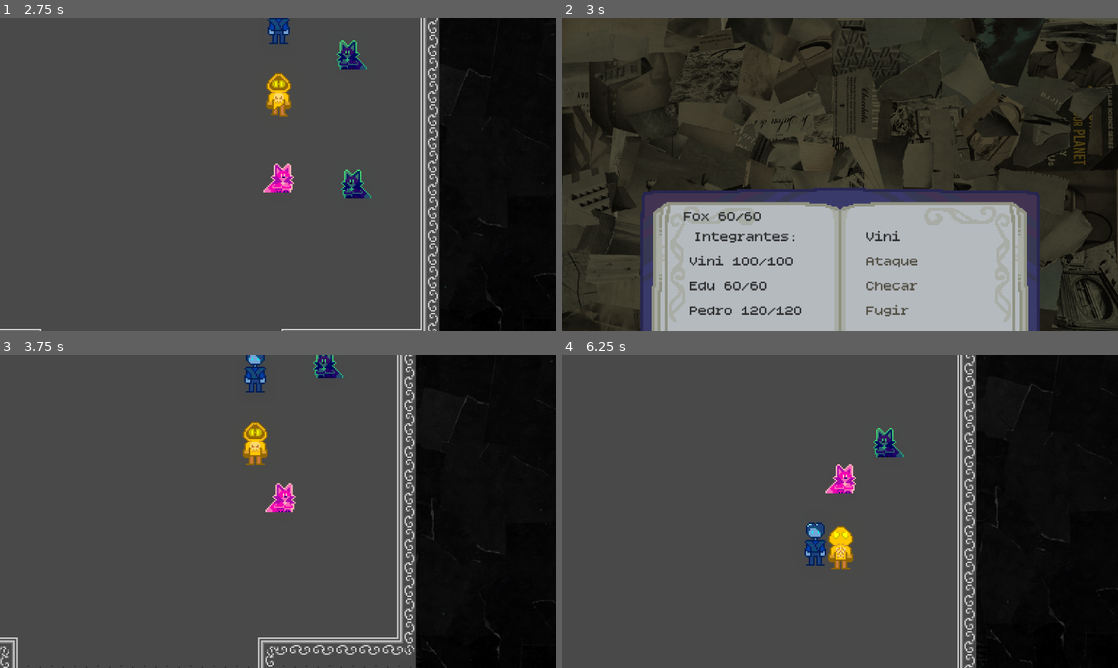
Above: before the commit, frames 1-4 (two rows, left to right).
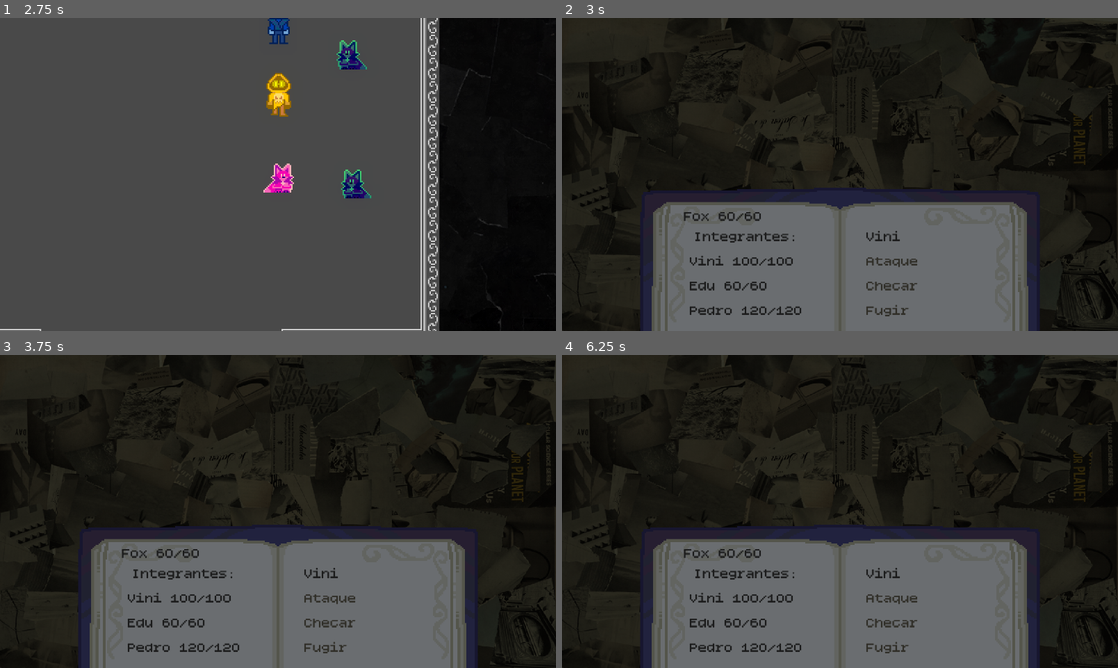
Above: after the commit, the same moments.

Repository: Eduardo3377/Catacumbas-da-expressividade
Game: Godot game, scene res://scenes/managers/game.tscn
Same seed, same stepped clock (60 frames per second), same inputs: the game is played once before the commit and once after it. The engine's default icon, where the game draws it, is replaced by a stand-in: a white triangle on a blue panel in a dark square.
Inputs (mouse positions are in pixels of both pictures, inside the frame that each line leads up to):
- Up to frame 1 (2.75 s): click "Jogar" at 0.5 s; tap Enter (ui_accept) at 1.25, 1.52, 2.27 s; hold D (move_right) 1.28-2.03 s; hold S (move_down) from 2.03 s (still down)
- Up to frame 2 (3 s): release S (move_down) at 2.78 s; hold D (move_right) from 2.78 s (still down)
- Up to frame 3 (3.75 s): release D (move_right) at 3.5 s; click "Fugir" at 3.5 s
- Up to frame 4 (6.25 s): click (928, 599) at 4.25 s, where only the run after the commit has a clickable "Ataque"; click (928, 624) at 5 s, where only the run after the commit has a clickable "Checar"; tap Enter (ui_accept) at 5.75, 6.02 s; hold W (move_up) from 5.78 s (still down)

Frame 1 is identical in both runs. In frame 2, 48% of the frame differs, in the area x 0-100%, y 0-100%; in frame 3, 81%; in frame 4, 81%.

Commit message:
combate funciona dnv :pray:

Diff:
--- a/scenes/managers/ui.tscn
+++ b/scenes/managers/ui.tscn
@@ -181,18 +181,22 @@
 
 [node name="Cor" type="Label" parent="combat/HBoxContainer/MarginContainer2/Acoes/Cor" unique_id=456391728]
 unique_name_in_owner = true
+visible = false
 layout_mode = 2
 
 [node name="cor1" type="Button" parent="combat/HBoxContainer/MarginContainer2/Acoes/Cor" unique_id=374352526]
 unique_name_in_owner = true
+visible = false
+layout_mode = 2
+
+[node name="cor3" type="Button" parent="combat/HBoxContainer/MarginContainer2/Acoes/Cor" unique_id=2007742703]
+unique_name_in_owner = true
+visible = false
 layout_mode = 2
 
 [node name="cor2" type="Button" parent="combat/HBoxContainer/MarginContainer2/Acoes/Cor" unique_id=912914399]
 unique_name_in_owner = true
-layout_mode = 2
-
-[node name="cor3" type="Button" parent="combat/HBoxContainer/MarginContainer2/Acoes/Cor" unique_id=2007742703]
-unique_name_in_owner = true
+visible = false
 layout_mode = 2
 
 [node name="Checar" type="VBoxContainer" parent="combat/HBoxContainer/MarginContainer2/Acoes" unique_id=1657568392]
@@ -220,6 +224,23 @@
 offset_top = 131.0
 offset_right = 124.0
 offset_bottom = 144.0
+
+[node name="Fim" type="Control" parent="combat" unique_id=1752203555]
+layout_mode = 1
+anchors_preset = 15
+anchor_right = 1.0
+anchor_bottom = 1.0
+grow_horizontal = 2
+grow_vertical = 2
+
+[node name="ColorRect2" type="ColorRect" parent="combat/Fim" unique_id=1866762849]
+layout_mode = 1
+anchors_preset = 15
+anchor_right = 1.0
+anchor_bottom = 1.0
+grow_horizontal = 2
+grow_vertical = 2
+color = Color(0, 0, 0, 0.41568628)
 
 [node name="Dialogo" type="Control" parent="." unique_id=396951711]
 unique_name_in_owner = true
--- a/scripts/ui/combat.gd
+++ b/scripts/ui/combat.gd
@@ -3,7 +3,10 @@
 var jogadores: Array = []
 var inimigos: Array = []
 var turno_atual = 0
+var batalha_ativa = false
+
 @onready var acoes: TabContainer = %Acoes
+@onready var selected: Label = %Selected
 
 @onready var player_1: Label = %Player1
 @onready var player_2: Label = %Player2
@@ -15,78 +18,82 @@
 @onready var atk_1: Button = %atk1
 @onready var atk_2: Button = %atk2
 
-@onready var selected: Label = %Selected
+
 
 func _ready() -> void:
-	var file = FileAccess.open("res://data/combat/TCC CDE - Combat.csv", FileAccess.READ)
+	var file = FileAccess.open(
+		"res://data/combat/TCC CDE - Combat.csv",
+		FileAccess.READ
+	)
+
 	while not file.eof_reached():
-		var linha = file.get_csv_line()
-		csv.append(linha)
-
-func ler_csv(id) -> Dictionary:
-	var linha = csv[id]
-	if linha[0].strip_edges() == "":
-		linha = csv[4]
-
-	var personagem = {
-		"nome": linha[0].strip_edges(),
-		"cor": linha[1].strip_edges(),
-		"hp": int(linha[2]),
-		"max_hp": int(linha[2]),
-		"ataques": [
-			{"nome": linha[4].strip_edges(), "dano": int(linha[3])},
-			{"nome": linha[6].strip_edges(), "dano": int(linha[5])},
-			{"nome": linha[8].strip_edges(), "dano": int(linha[7])}
-		]
-	}
-	return personagem
-
-func combat(inimigoId) -> void:
+		csv.append(file.get_csv_line())
+
+
+
+
+
+func combat(inimigo_id) -> void:
 	jogadores.clear()
 	inimigos.clear()
 
 	jogadores.append(ler_csv(1))
 	jogadores.append(ler_csv(2))
 	jogadores.append(ler_csv(3))
-	inimigos.append(ler_csv(inimigoId))
+
+	inimigos.append(ler_csv(inimigo_id))
 
 	turno_atual = 0
-	acoes.current_tab = 0
-	atualizar_interface()
-
-
-func atacar(ataque_id) -> void:
+	batalha_ativa = true
+
+	acoes.current_tab = 0
+	atualizar_ui()
+
+
+func atacar(ataque_id: int) -> void:
+	if not batalha_ativa:
+		return
+
 	var jogador = jogadores[turno_atual]
 	var ataque = jogador["ataques"][ataque_id]
 	var alvo = inimigos[0]
 
 	alvo["hp"] -= ataque["dano"]
+	alvo["hp"] = max(alvo["hp"], 0)
+
+	print(
+		jogador["nome"],
+		" usou ",
+		ataque["nome"],
+		" em ",
+		alvo["nome"],
+		" causando ",
+		ataque["dano"],
+		" de dano"
+	)
 
 	if alvo["hp"] <= 0:
-		alvo["hp"] = 0
 		fim(1)
-
-	atualizar_interface()
+		return
+
+	proximo_turno()
+
 
 func inimigo_atacar() -> void:
+	if not batalha_ativa:
+		return
+
 	var inimig = inimigos[0]
+	var vivos = jogadores_vivos()
+	if vivos.is_empty():
+		fim(0)
+		return
+
 	var ataque = inimig["ataques"].pick_random()
-
-	var jogadores_vivos = []
-
-	for jogador in jogadores:
-		if jogador["hp"] > 0:
-			jogadores_vivos.append(jogador)
-
-	if jogadores_vivos.is_empty():
-		fim(0)
-		return
-
-	var alvo = jogadores_vivos.pick_random()
+	var alvo = vivos.pick_random()
 
 	alvo["hp"] -= ataque["dano"]
-
-	if alvo["hp"] < 0:
+	if alvo["hp"] <= 0:
 		alvo["hp"] = 0
 
 	print(
@@ -99,75 +106,160 @@
 		ataque["dano"],
 		" de dano"
 	)
-	atualizar_interface()
+
+	if jogadores_vivos().is_empty():
+		fim(0)
+		return
+
+	turno_atual = primeiro_jogador_vivo()
+
+	atualizar_ui()
+
 
 func proximo_turno() -> void:
-	turno_atual += 1
-	acoes.current_tab = 0
-	if turno_atual >= jogadores.size():
-		turno_atual = 0
+	if not batalha_ativa:
+		return
+	acoes.current_tab = 0
+
+	var proximo = proximo_jogador_vivo()
+
+	if proximo == -1:
+		fim(0)
+		return
+
+	turno_atual = proximo
+
+	if turno_atual == primeiro_jogador_vivo():
 		inimigo_atacar()
-	atualizar_interface()
-
-func fim(status):
+		return
+
+	atualizar_ui()
+
+
+func proximo_jogador_vivo() -> int:
+	for i in range(1, jogadores.size() + 1):
+		var indice = (turno_atual + i) % jogadores.size()
+
+		if jogadores[indice]["hp"] > 0:
+			return indice
+
+	return -1
+
+
+func primeiro_jogador_vivo() -> int:
+	for i in range(jogadores.size()):
+		if jogadores[i]["hp"] > 0:
+			return i
+
+	return -1
+
+
+func jogadores_vivos() -> Array:
+	var vivos: Array = []
+
+	for jogador in jogadores:
+		if jogador["hp"] > 0:
+			vivos.append(jogador)
+
+	return vivos
+
+func fim(status: int) -> void:
+	batalha_ativa = false
+
 	if status == 1:
 		print("VENCEU")
 	elif status == 0:
 		print("PERDEU")
+	acoes.current_tab = 2
+	atualizar_ui()
 	get_tree().paused = false
-	hide()
-
-
-func atualizar_interface() -> void:
+
+
+func ler_csv(id) -> Dictionary:
+	var linha = csv[id]
+
+	if linha[0].strip_edges() == "":
+		linha = csv[4]
+
+	return {
+		"nome": linha[0].strip_edges(),
+		"cor": linha[1].strip_edges(),
+		"hp": int(linha[2]),
+		"max_hp": int(linha[2]),
+		"ataques": [
+			{"nome": linha[4].strip_edges(), "dano": int(linha[3])},
+			{"nome": linha[6].strip_edges(), "dano": int(linha[5])
+			}
+		]
+	}
+
+
+func atualizar_ui() -> void:
 	player_1.text = texto_hp(jogadores[0])
 	player_2.text = texto_hp(jogadores[1])
 	player_3.text = texto_hp(jogadores[2])
+
 	inimigo.text = texto_hp(inimigos[0])
+
 	var jogador = jogadores[turno_atual]
+
 	selected.text = jogador["nome"]
 	atk.text = jogador["nome"] + " / atk"
 
-	atk_1.text = texto_dano(jogador,0)
-	atk_2.text = texto_dano(jogador,1)
+	atk_1.text = texto_dano(jogador, 0)
+	atk_2.text = texto_dano(jogador, 1)
 
 	inimigodesc.text = (
 		texto_hp(inimigos[0]) + "\n" +
-		inimigos[0]["ataques"][0]["nome"] + " - " + str(inimigos[0]["ataques"][0]["dano"]) + " dano\n" +
-		inimigos[0]["ataques"][1]["nome"] + " - " + str(inimigos[0]["ataques"][1]["dano"]) + " dano\n"
-	)
+		inimigos[0]["ataques"][0]["nome"] + " - " +
+		str(inimigos[0]["ataques"][0]["dano"]) + " dano\n" +
+		inimigos[0]["ataques"][1]["nome"] + " - " +
+		str(inimigos[0]["ataques"][1]["dano"]) + " dano\n"
+	)
+
 
 func texto_hp(personagem: Dictionary) -> String:
-	return personagem["nome"] + " " + str(personagem["hp"]) + "/" + str(personagem["max_hp"])
-
-func texto_dano(personagem: Dictionary, numAtk) -> String:
-	return personagem["ataques"][0]["nome"] + " - " + str(personagem["ataques"][numAtk]["dano"]) + " dano"
-
+	return (
+		personagem["nome"] + " " +
+		str(personagem["hp"]) + "/" + str(personagem["max_hp"])
+	)
+
+
+func texto_dano(personagem: Dictionary, num_atk: int) -> String:
+	return (
+		personagem["ataques"][num_atk]["nome"] + " - " +
+		str(personagem["ataques"][num_atk]["dano"]) + " dano"
+	)
 
 
 func _on_sair_pressed() -> void:
-	print("saiu")
 	get_tree().paused = false
 	hide()
 
+
 func _on_atk_pressed() -> void:
 	acoes.current_tab = 1
 
+
 func _on_cor_pressed() -> void:
 	acoes.current_tab = 2
 
+
 func _on_checar_pressed() -> void:
 	acoes.current_tab = 3
 
+
 func _on_voltar_pressed() -> void:
 	acoes.current_tab = 0
 
+
 func _on_voltar_2_pressed() -> void:
 	acoes.current_tab = 0
+
 
 func _on_atk_1_pressed() -> void:
 	atacar(0)
-	proximo_turno()
+
 
 func _on_atk_2_pressed() -> void:
 	atacar(1)
-	proximo_turno()
